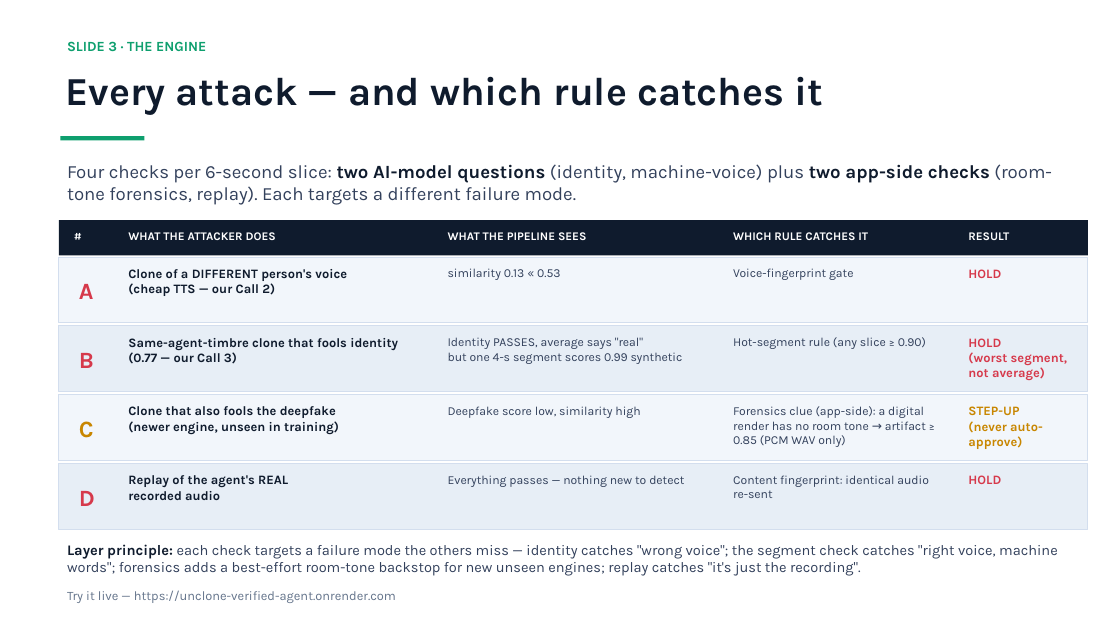
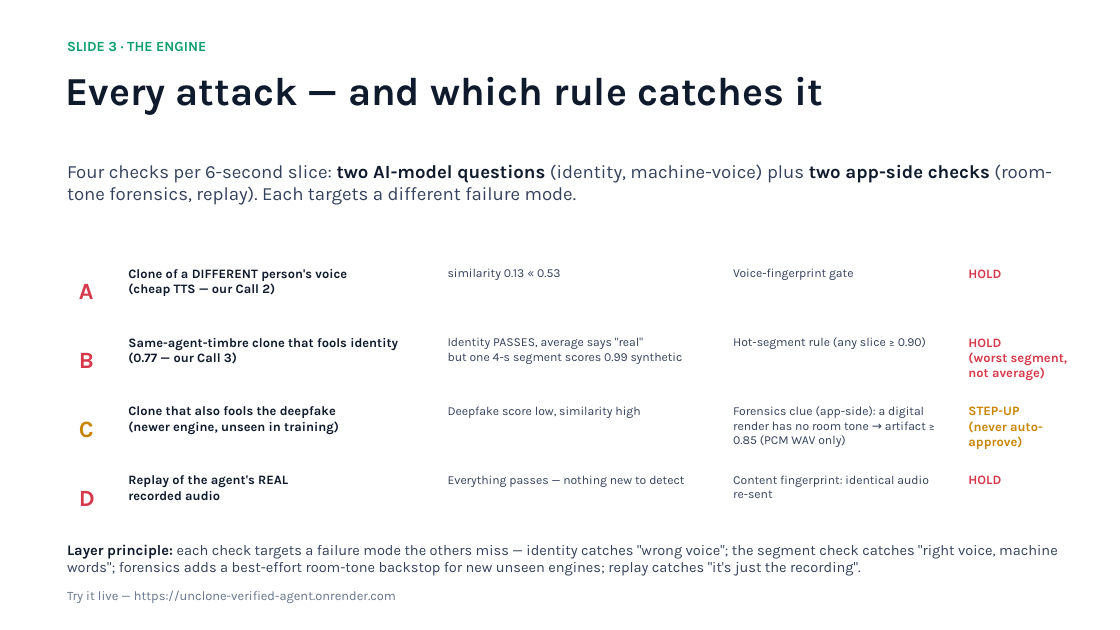
Before and after one commit to Lion4467cat/verified-agent-badge, a slide deck: slide 11 of Team-39-Gokula-verified-agent-badge.pptx (slide 10 before the commit). Drawn at 1120x630 pixels with LibreOffice and Linux fonts; fonts in the diff are those of the drawing. Boxes give left, top, right and bottom in pixels: in the first picture for what was removed or moved away, otherwise in the second. Text is boxed around its words. In the diff, an @@ line names an element or a change of style, - is before the commit and + after.

```diff
--- a/Team-39-Gokula-verified-agent-badge.pptx
+++ b/Team-39-Gokula-verified-agent-badge.pptx
@@ rectangle removed at <box>60,136,145,140</box> @@
@@ rectangle removed at <box>59,220,1088,255</box> @@
@@ text removed at <box>128,232,276,240</box> @@
-WHAT THE ATTACKER DOES
@@ text removed at <box>448,232,586,240</box> @@
-WHAT THE PIPELINE SEES
@@ text removed at <box>733,232,868,240</box> @@
-WHICH RULE CATCHES IT
@@ text removed at <box>968,232,1009,240</box> @@
-RESULT
@@ rectangle removed at <box>59,257,1088,323</box> @@
@@ rectangle removed at <box>59,326,1088,392</box> @@
@@ rectangle removed at <box>59,395,1088,460</box> @@
@@ rectangle removed at <box>59,464,1088,529</box> @@
```
Also in this commit, not shown: 12 other slides changed, 1 slide added, 27 other files.
